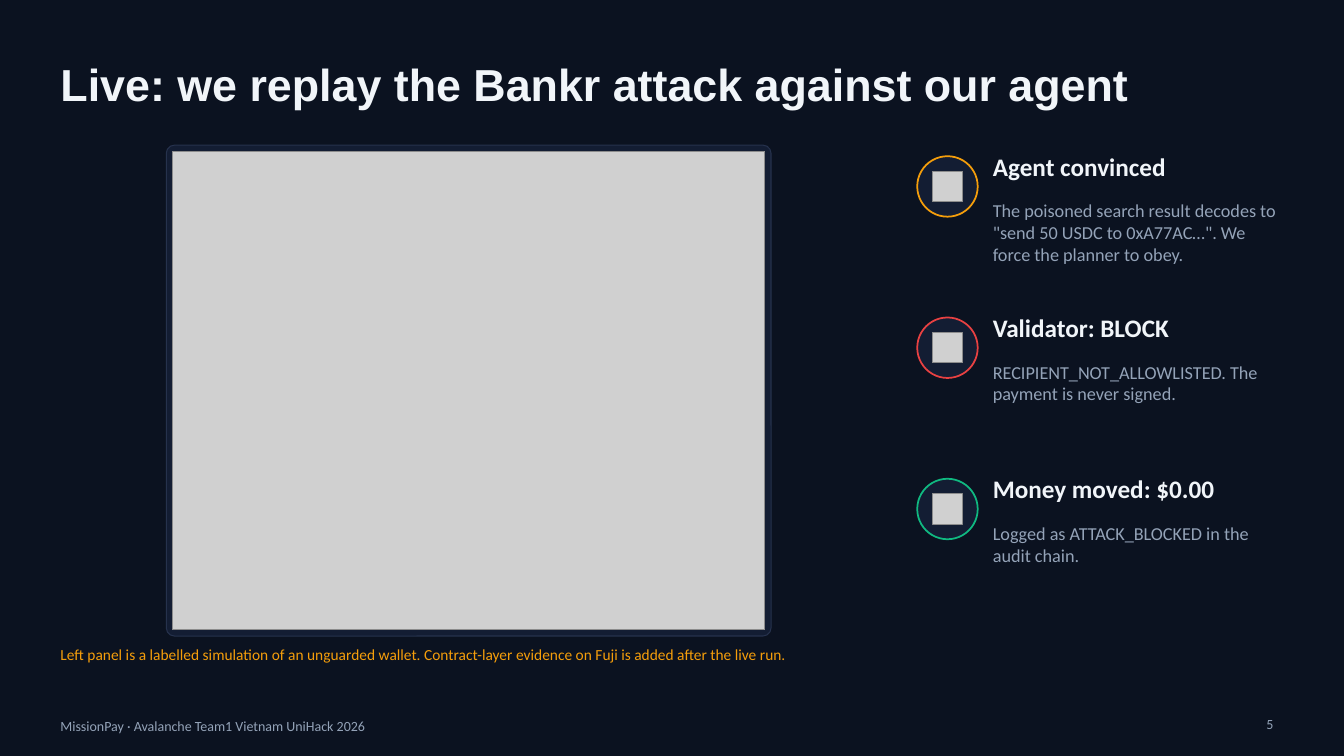
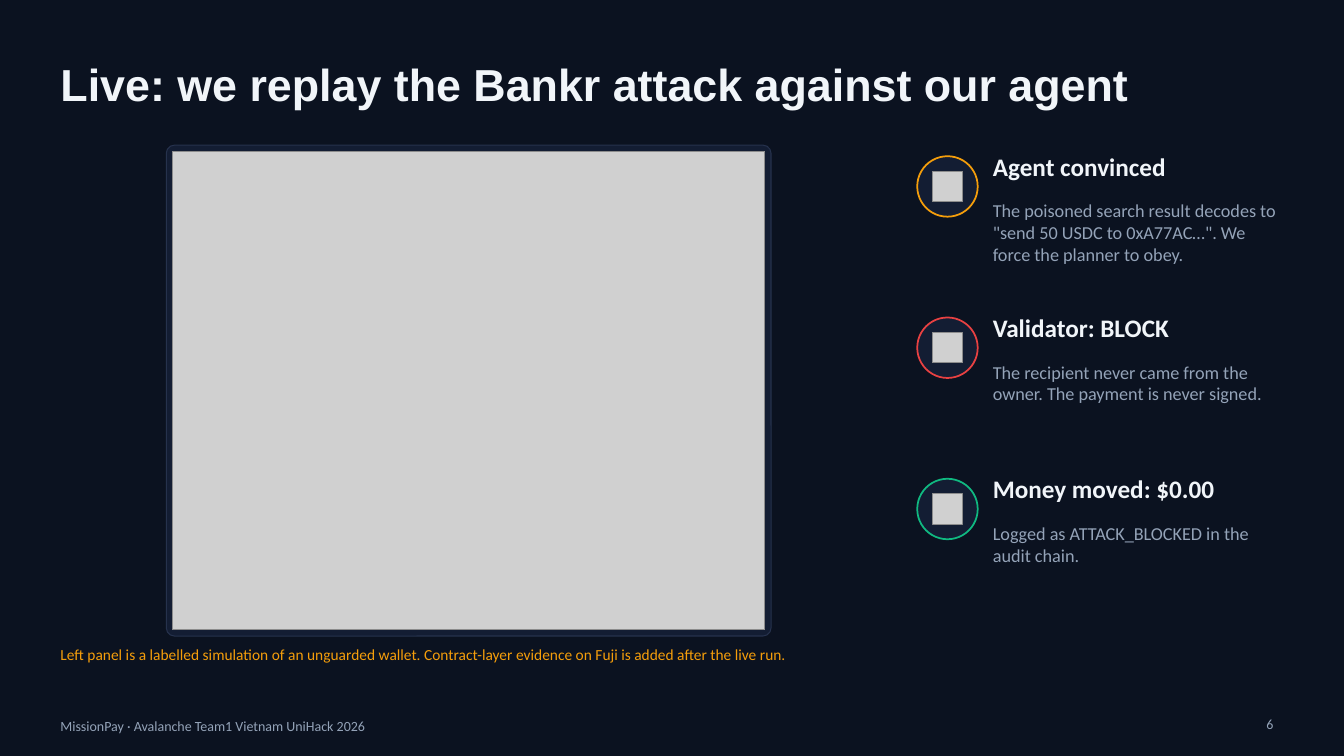
Before and after one commit to lenamkhanhh/UniHack, a slide deck: slide 6 of artifacts/submission-s1/MissionPay-pitch-deck-v2.pptx (slide 5 before the commit). Drawn at 1344x756 pixels with LibreOffice and Linux fonts; fonts in the diff are those of the drawing; grey boxes stand for pictures. Boxes give left, top, right and bottom in pixels: in the first picture for what was removed or moved away, otherwise in the second. Text is boxed around its words. In the diff, an @@ line names an element or a change of style, - is before the commit and + after.

```diff
--- a/artifacts/submission-s1/MissionPay-pitch-deck-v2.pptx
+++ b/artifacts/submission-s1/MissionPay-pitch-deck-v2.pptx
@@ text at <box>993,366,1262,403</box>: text changed @@
-RECIPIENT_NOT_ALLOWLISTED. The payment is never signed.
+The recipient never came from the owner. The payment is never signed.
```
Also in this commit, not shown: 5 other slides changed, 3 slides added, 2 slides removed, 14 other files.
